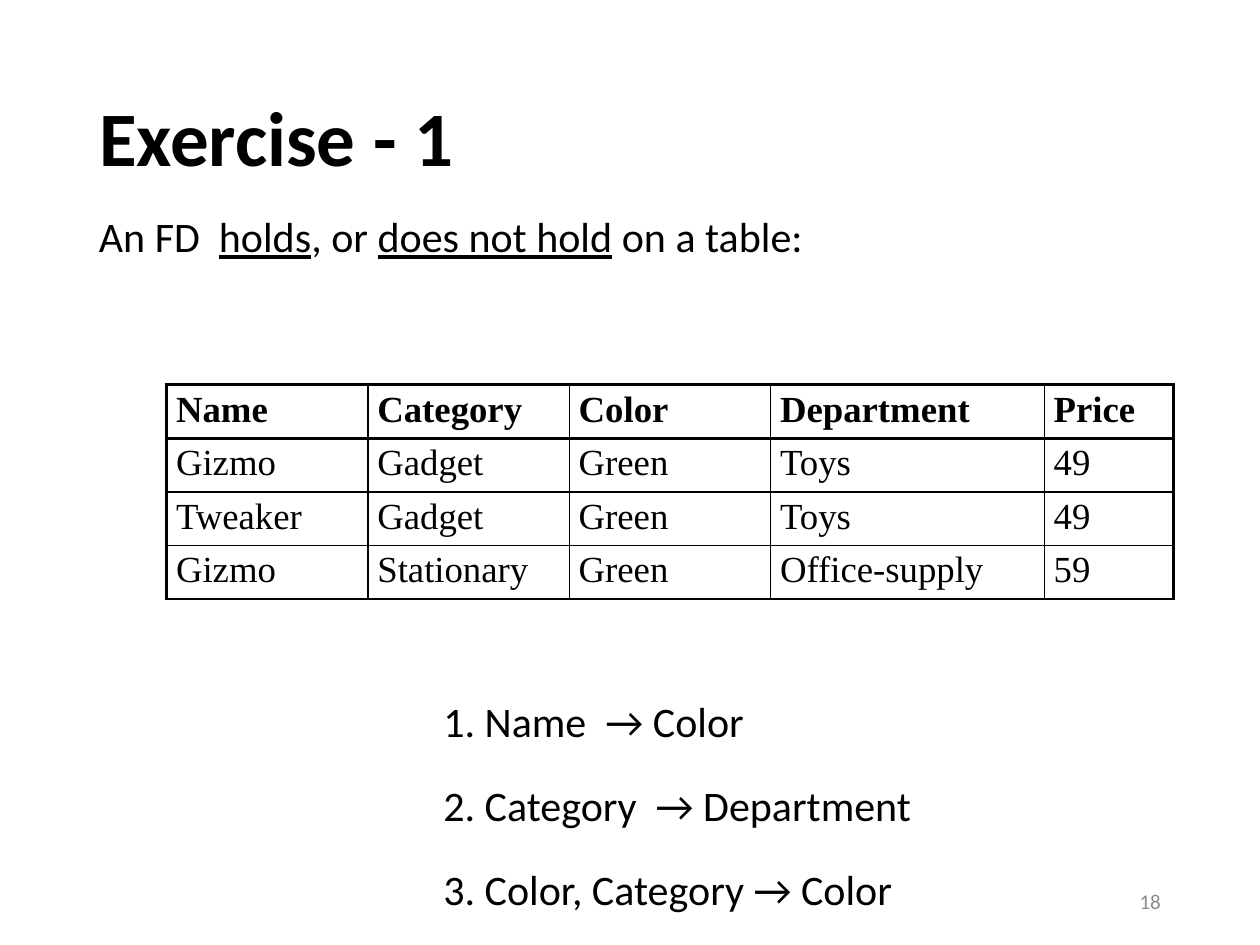
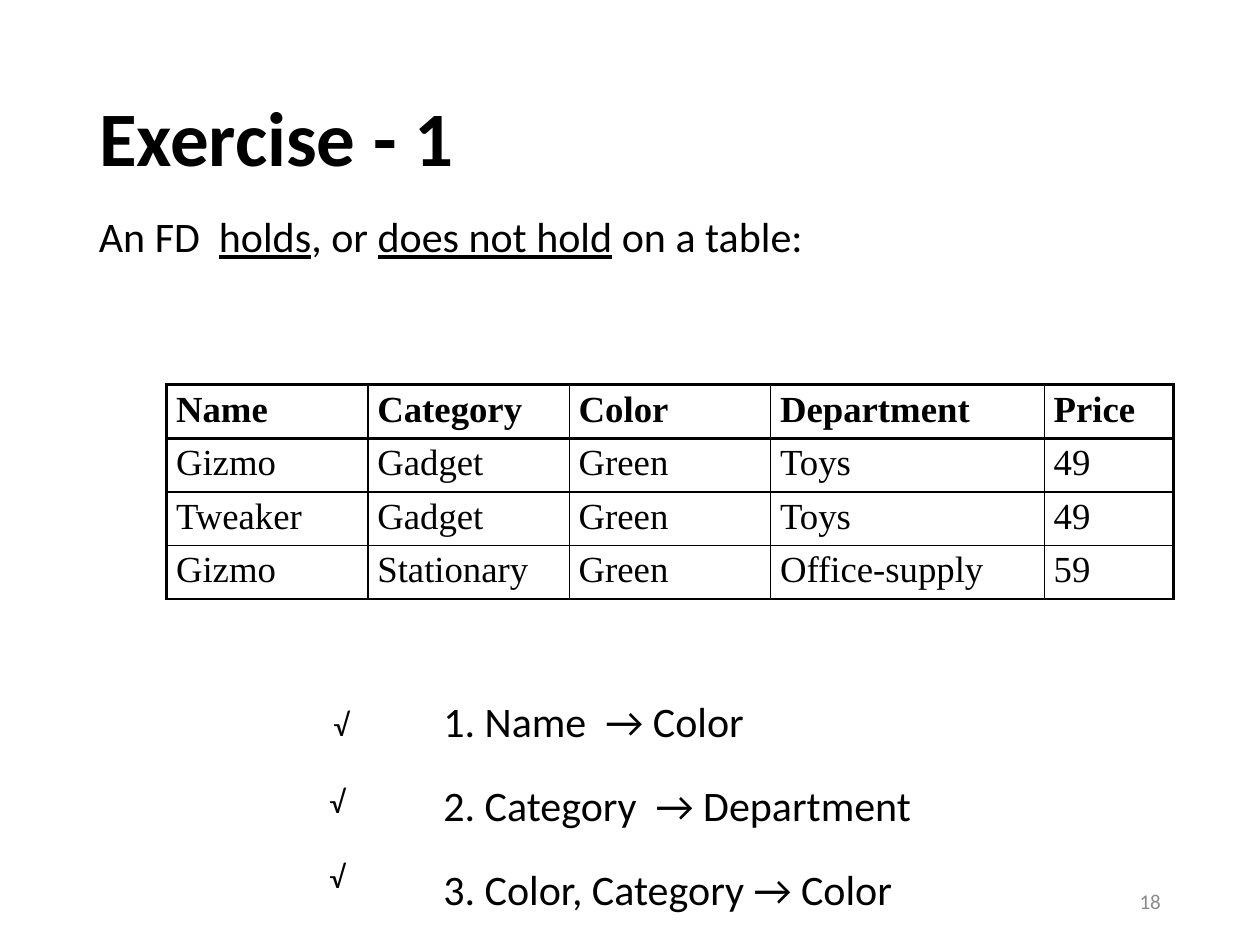
Before and after one commit to sfu-db/cmpt354, a slide deck: slide 18 of Lectures/lec9-design-theory.pptx. Drawn at 1260x945 pixels with LibreOffice and Linux fonts; fonts in the diff are those of the drawing. Boxes give left, top, right and bottom in pixels: in the first picture for what was removed or moved away, otherwise in the second. Text is boxed around its words. In the diff, an @@ line names an element or a change of style, - is before the commit and + after.

```diff
--- a/Lectures/lec9-design-theory.pptx
+++ b/Lectures/lec9-design-theory.pptx
@@ text added at (x1=321, y1=699, x2=363, y2=750), 18 pt, text #000000 @@
+√
@@ text added at (x1=318, y1=776, x2=359, y2=827), 18 pt, text #000000 @@
+√
@@ text added at (x1=318, y1=850, x2=359, y2=901), 18 pt, text #000000 @@
+√
```
Also in this commit, not shown: 26 other slides changed, 1 other file.
